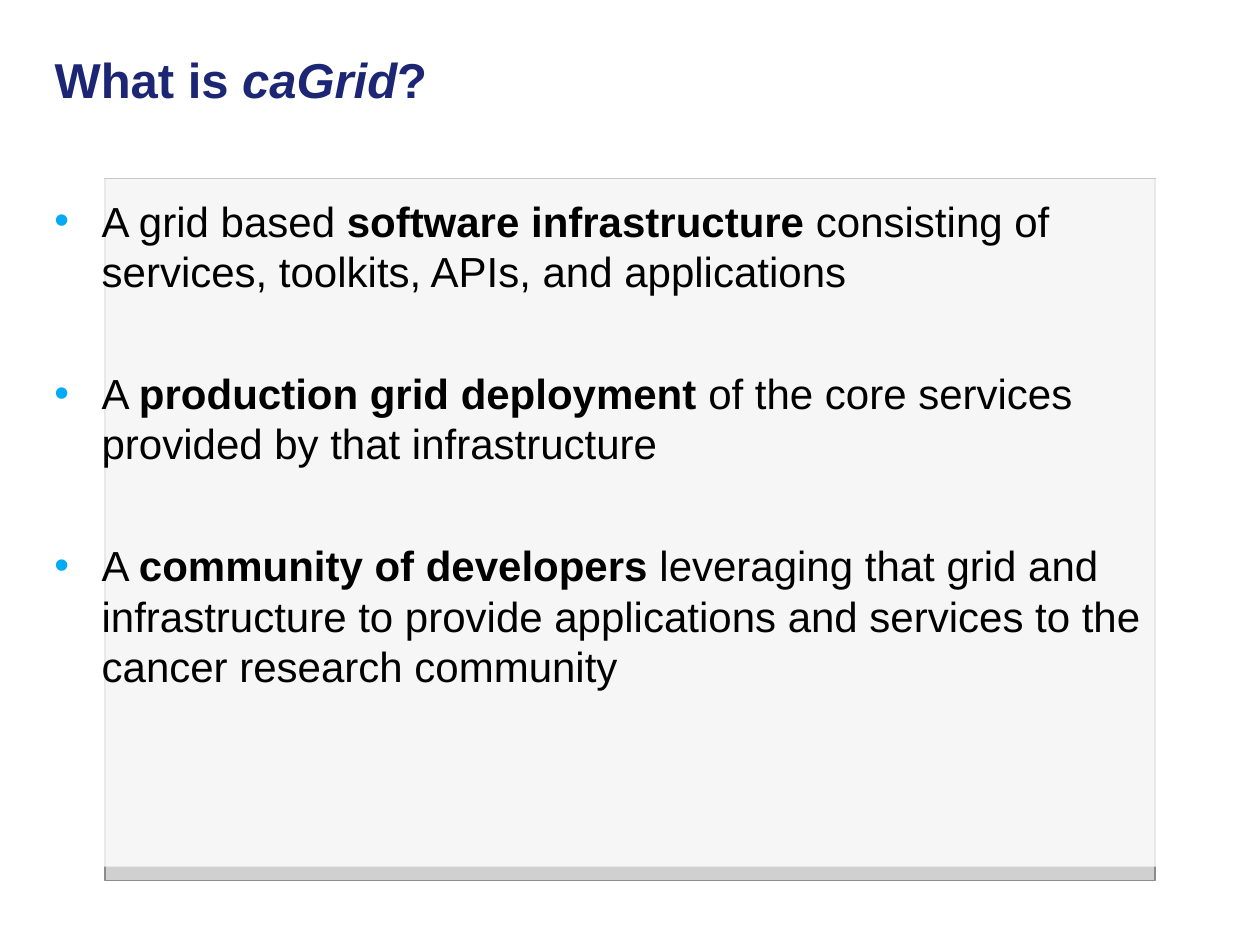
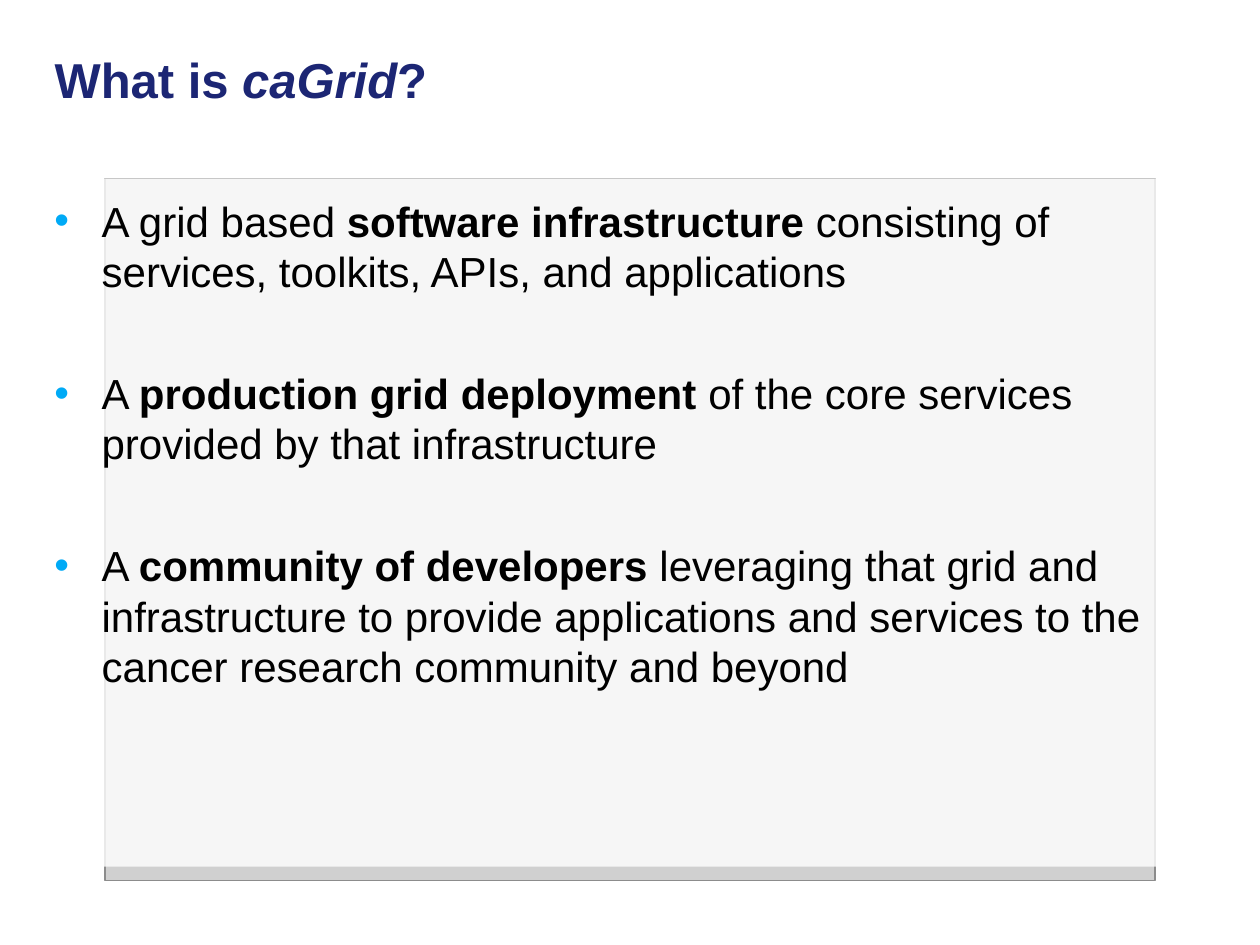
Before and after one commit to NCIP/cagrid-docs, a slide deck: slide 5 of general/presentations/overview/caGrid-Overview-and-Roadmap-GlobusWorld2010.ppt. Drawn at 1260x945 pixels with LibreOffice and Linux fonts; fonts in the diff are those of the drawing; grey boxes stand for pictures; background and template pictures are left out. Boxes give left, top, right and bottom in pixels: in the first picture for what was removed or moved away, otherwise in the second. Text is boxed around its words. In the diff, an @@ line names an element or a change of style, - is before the commit and + after.

```diff
--- a/general/presentations/overview/caGrid-Overview-and-Roadmap-GlobusWorld2010.ppt
+++ b/general/presentations/overview/caGrid-Overview-and-Roadmap-GlobusWorld2010.ppt
@@ text at (102, 550, 1140, 690): text changed @@
-• A community of developers leveraging that grid and infrastructure to provide applications and services to the cancer research community
+• A community of developers leveraging that grid and infrastructure to provide applications and services to the cancer research community and beyond
```
Also in this commit, not shown: 3 other slides changed, 1 slide added, 2 slides removed.
